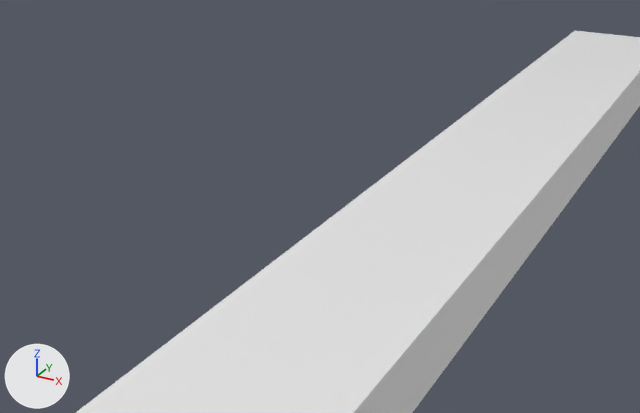
Two versions of the FBX model PassengerJobsAssets/Assets/Platforms/pj_platforms.fbx, one commit apart.
Camera for both pictures: a 50 mm camera at (8.12, -17.55, 10.94) aimed at (-1.61, 0.15, 2.09). Arrows for +X, +Y and +Z are at lower left; the lights stay in place. Where no turn or scale is listed for an object, it has been applied to the vertices.

Script lines for the objects in view, before the commit:
```python
me_ruralplatform = bpy.data.meshes.new('RuralPlatform')
me_ruralplatform.from_pydata(...)  # 32 vertices, 44 faces; spans x -2.2..2.2, y -37.3..37.3, z -1.3..1.0
me_ruralplatform.materials.append(mat_platforms)  # white #e7e7e7
ob_ruralplatform = bpy.data.objects.new('RuralPlatform', me_ruralplatform)
ob_ruralplatform.location = (0.0, 0.0, 0.0)
```
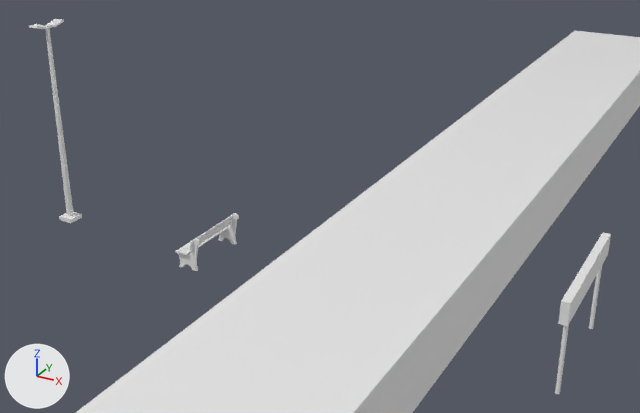
Pixel boxes [x1, y1, x2, y2] of what changed, in the pictures (640 x 413 px):
'RuralSignPost', added
    after: [555, 233, 611, 394]
'RuralLamp', added
    after: [29, 19, 82, 223]
'RuralBench', added
    after: [175, 213, 239, 271]

What the commit changed:
Mesh me_ruralbench is new.
It has 184 vertices, 110 faces and spans x -0.31..0.4, y -1.03..1.03, z 0.0..0.93.
It uses material mat_platforms (white #e7e7e7).
Mesh me_rurallamp is new.
It has 72 vertices, 55 faces and spans x -0.23..0.23, y -0.5..0.5, z -0.02..5.86.
It uses material mat_platforms (white #e7e7e7).
Mesh me_ruralsignpost is new.
It has 40 vertices, 22 faces and spans x -0.09..0.09, y -1.81..1.81, z -0.18..2.18.
It uses material mat_platforms (white #e7e7e7).
Object 'RuralBench' (ob_ruralbench) is new; it shows me_ruralbench.
Its location is (-5.0, 0.0, 0.0).
Object 'RuralLamp' (ob_rurallamp) is new; it shows me_rurallamp.
Its location is (-10.0, 0.0, 0.0).
Object 'RuralSignPost' (ob_ruralsignpost) is new; it shows me_ruralsignpost.
Its location is (5.0, 0.0, 0.0).
